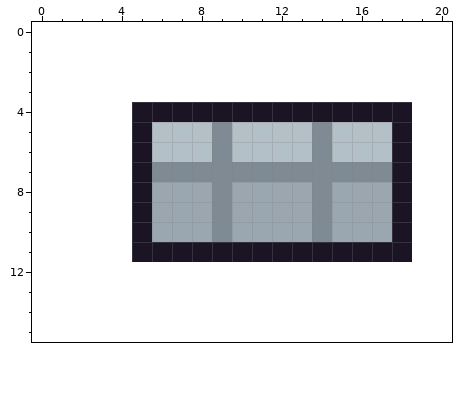
File history of a pixel-art file, tools/art/map/bus_stop.aseprite. Above, as it was before the edit.
14x8 pixels, 1 frame. The old version is drawn lined up with the new one, on the new canvas.
The result:
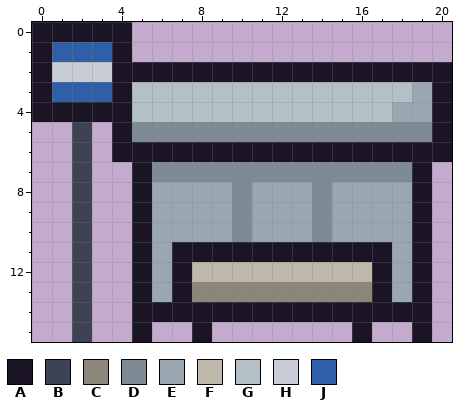
Palette (. is transparent): A #1a1424  B #3d4254  C #8c867a  D #7e8a94  E #9aa7b0  F #beb8aa  G #b4c0c8  H #c9cdd8  J #2f5fa8
The edit:
canvas 14x8 -> 21x16, the old top-left corner now at 5,4
@@ x 0..20 @@
- 0 .....................
- 1 .....................
- 2 .....................
- 3 .....................
- 4 .....AAAAAAAAAAAAAA..
- 5 .....AGGGDGGGGDGGGA..
- 6 .....AGGGDGGGGDGGGA..
- 7 .....ADDDDDDDDDDDDA..
- 8 .....AEEEDEEEEDEEEA..
- 9 .....AEEEDEEEEDEEEA..
-10 .....AEEEDEEEEDEEEA..
-11 .....AAAAAAAAAAAAAA..
-12 .....................
-13 .....................
-14 .....................
-15 .....................
+ 0 AAAAA................
+ 1 AJJJA................
+ 2 AHHHAAAAAAAAAAAAAAAAA
+ 3 AJJJAGGGGGGGGGGGGGGEA
+ 4 AAAAAGGGGGGGGGGGGGEEA
+ 5 ..B.ADDDDDDDDDDDDDDDA
+ 6 ..B.AAAAAAAAAAAAAAAAA
+ 7 ..B..ADDDDDDDDDDDDDA.
+ 8 ..B..AEEEEDEEEDEEEEA.
+ 9 ..B..AEEEEDEEEDEEEEA.
+10 ..B..AEEEEDEEEDEEEEA.
+11 ..B..AEAAAAAAAAAAAEA.
+12 ..B..AEAFFFFFFFFFAEA.
+13 ..B..AEACCCCCCCCCAEA.
+14 ..B..AAAAAAAAAAAAAAA.
+15 ..B..A..A.......A..A.
Changed places in both pictures, as pixel boxes (x1, y1, x2, y2):
changed: (32, 22, 452, 342)
